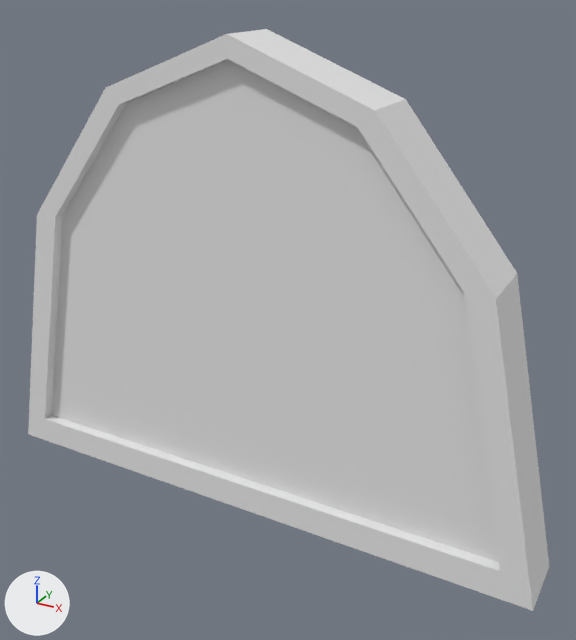
A saved change to the Blender file data/levels/cages/cages_gate_exit.blend.
Both versions are drawn from a 50 mm lens placed at (38.64, 147.88, 10.19), pointed at (30.83, 162.08, 3.09). The axes (+X, +Y, +Z) are drawn at lower left. The lights are the same throughout.

In view in the first picture: 'ExitGate', 'ExitGate.001'.
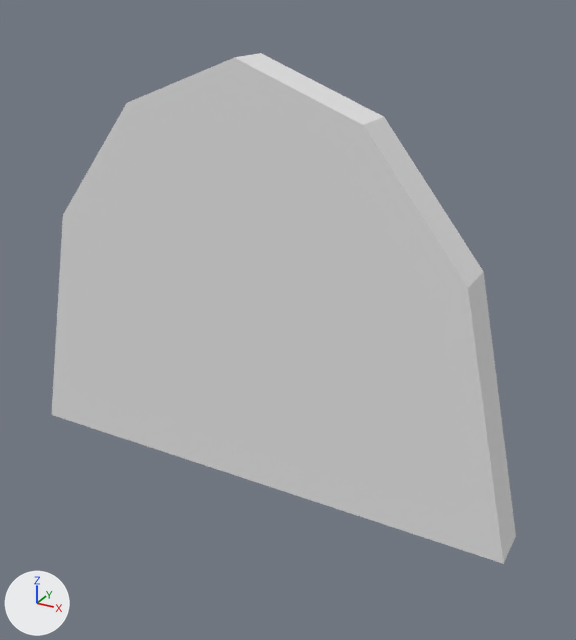
Boxes (x1, y1, x2, y2) around the edits, measured in the pictures (576 x 640 px):
'ExitGate.001', deleted: before (28, 29, 549, 611)

The change, as a diff of the scene's bpy script:
```diff
--- a/data/levels/cages/cages_gate_exit.blend.py
+++ b/data/levels/cages/cages_gate_exit.blend.py
@@ ob_exitgate_001 @@
-ob_exitgate_001 = bpy.data.objects.new('ExitGate.001', me_meshexitgate_001)
-ob_exitgate_001.location = (2.7, -15.18, 0.0)
-ob_exitgate_001.scale = (1.2, 2.0, 1.0)
```
